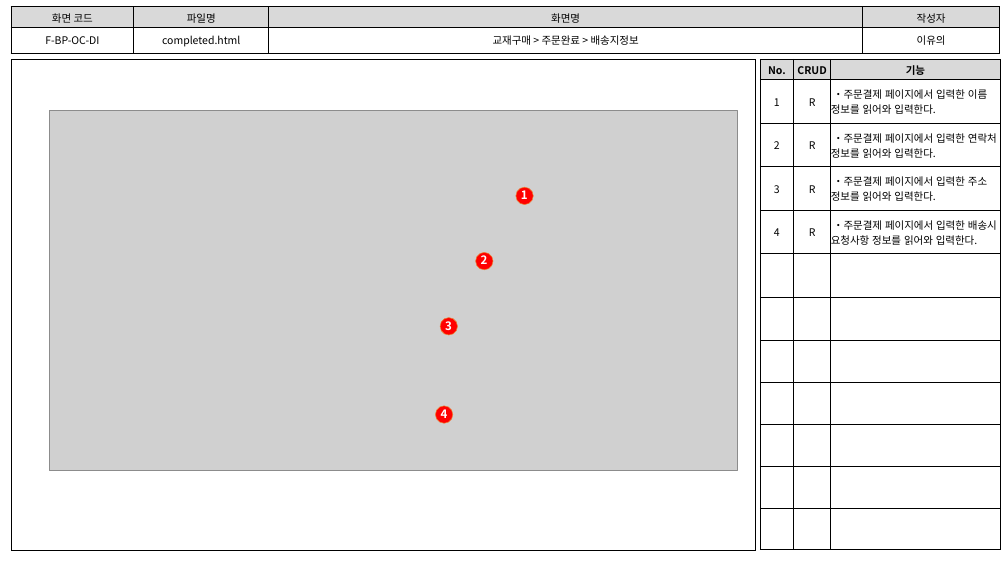
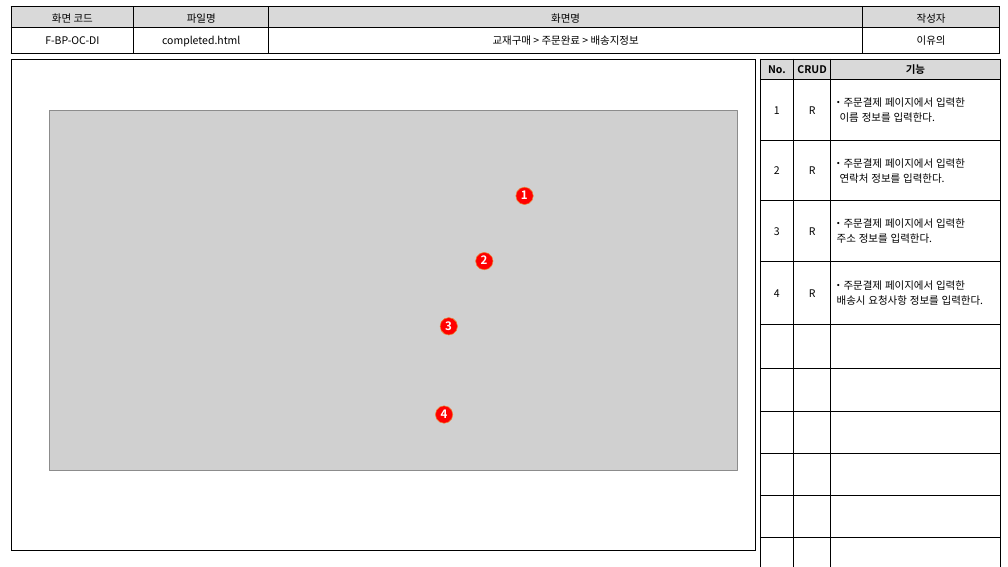
Before and after one commit to index506/cosmo6th_3thGroup, a slide deck: slide 8 of 3rd_Project/Member/Lee/기능,화면,테스트 문서/3th_Project_화면 설계도(이유의).pptx. Drawn at 1008x567 pixels with LibreOffice and Linux fonts; fonts in the diff are those of the drawing; grey boxes stand for pictures. Boxes give left, top, right and bottom in pixels: in the first picture for what was removed or moved away, otherwise in the second. Text is boxed around its words. In the diff, an @@ line names an element or a change of style, - is before the commit and + after.

```diff
--- a/3rd_Project/Member/Lee/기능,화면,테스트 문서/3th_Project_화면 설계도(이유의).pptx
+++ b/3rd_Project/Member/Lee/기능,화면,테스트 문서/3th_Project_화면 설계도(이유의).pptx
@@ table at [761,59,1001,551] @@
-row 2, column 3: ・주문결제 페이지에서 입력한 이름 정보를 읽어와 입력한다.
+row 2, column 3: ・주문결제 페이지에서 입력한 / 이름 정보를 입력한다.
-row 3, column 3: ・주문결제 페이지에서 입력한 연락처 정보를 읽어와 입력한다.
+row 3, column 3: ・주문결제 페이지에서 입력한 / 연락처 정보를 입력한다.
-row 4, column 3: ・주문결제 페이지에서 입력한 주소 정보를 읽어와 입력한다.
+row 4, column 3: ・주문결제 페이지에서 입력한 / 주소 정보를 입력한다.
-row 5, column 3: ・주문결제 페이지에서 입력한 배송시 요청사항 정보를 읽어와 입력한다.
+row 5, column 3: ・주문결제 페이지에서 입력한 / 배송시 요청사항 정보를 입력한다.
-row 12:  |  | 
```
Also in this commit, not shown: 8 other slides changed, 3 other files.
